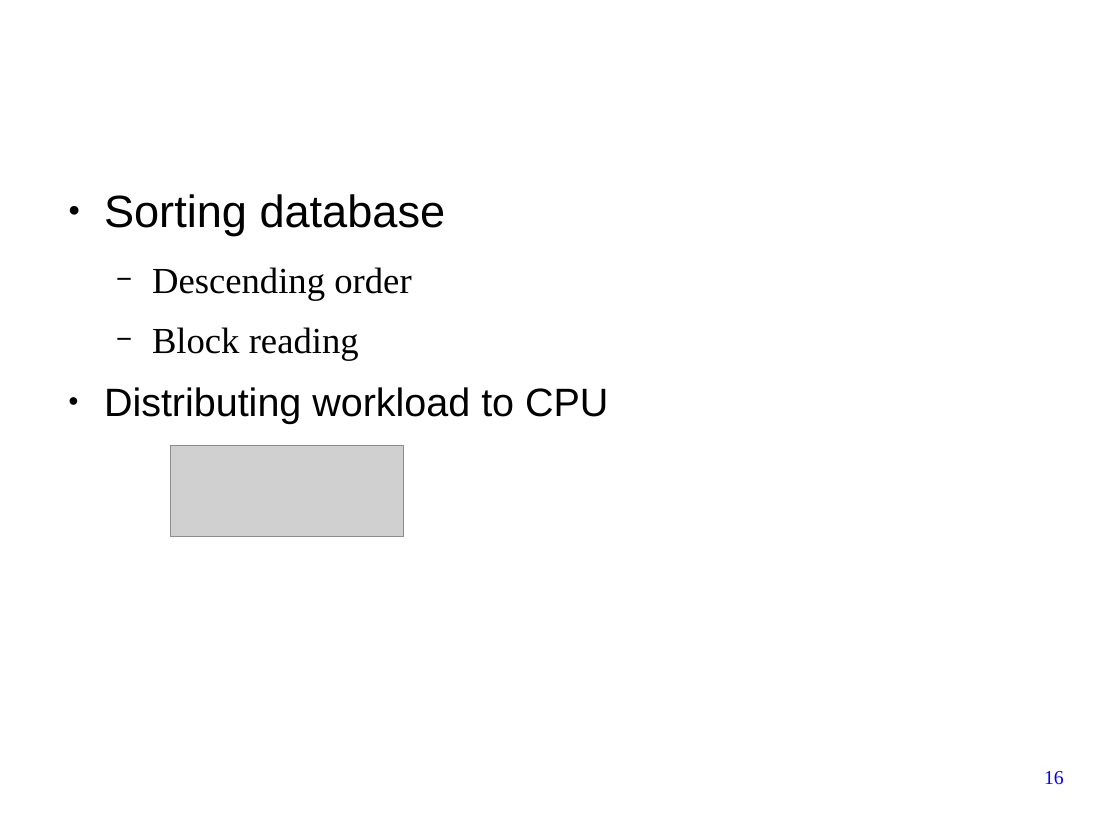
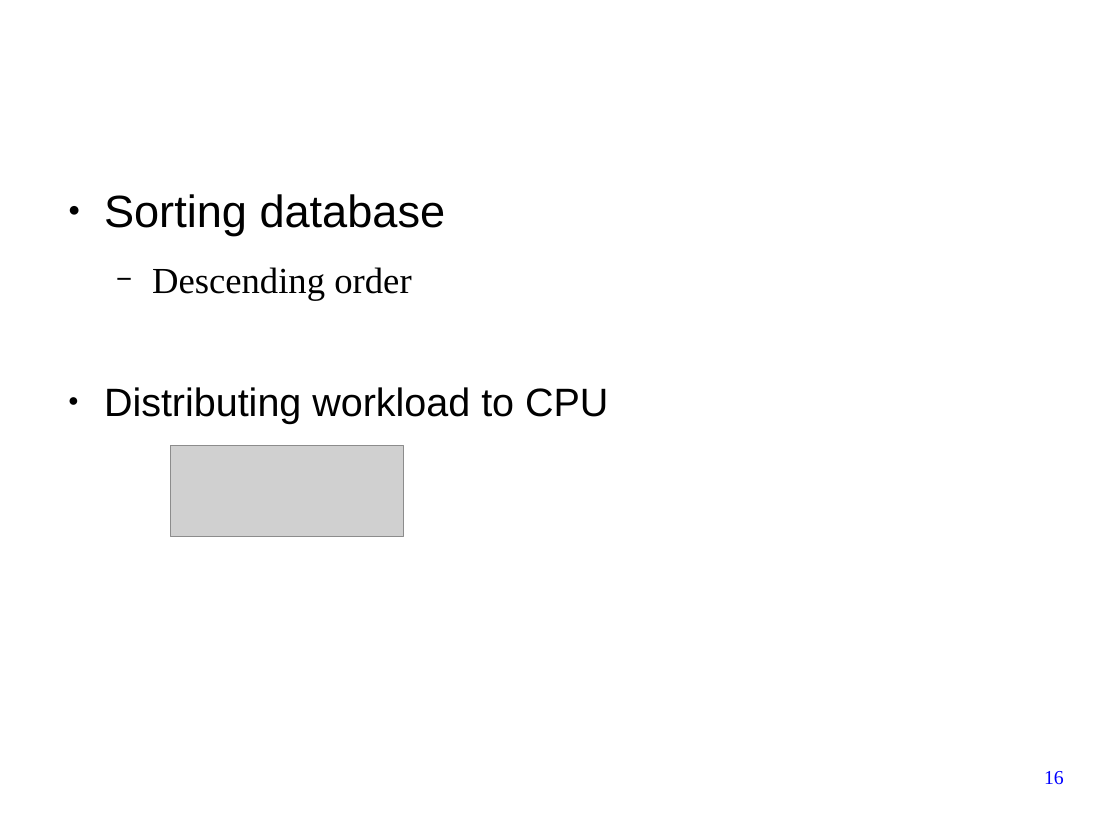
Before and after one commit to forestcheng/cudahmmsearch, a slide deck: slide 16 of thesis/thesisDefense.odp. Drawn at 1120x840 pixels with LibreOffice and Linux fonts; fonts in the diff are those of the drawing; grey boxes stand for pictures; background and template pictures are left out. Boxes give left, top, right and bottom in pixels: in the first picture for what was removed or moved away, otherwise in the second. Text is boxed around its words. In the diff, an @@ line names an element or a change of style, - is before the commit and + after.

```diff
--- a/thesis/thesisDefense.odp
+++ b/thesis/thesisDefense.odp
@@ text at box(152, 327, 359, 361): paragraph removed @@
-  − Block reading
```
Also in this commit, not shown: 3 other slides changed, 1 slide added.
